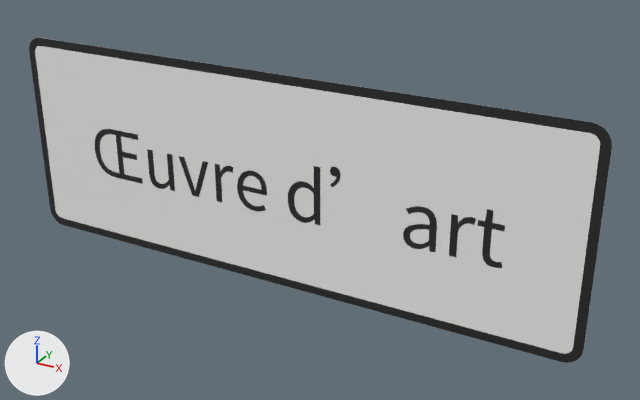
Before and after pictures for a commit that changed the glTF model panneaux/07_E_identification_voirie/E37b.glb.
Both versions are drawn from a 50 mm lens placed at (0.958, -1.536, 0.753), pointed at (0.094, 0.034, -0.032). Every picture has the same lights, and +X, +Y and +Z are marked at lower left. The first picture is the older version. Where no turn or scale is listed for an object, it has been applied to the vertices. Vertices at exactly the same position are counted once.

The scene before the commit, as lines of its bpy script (objects in view):
```python
me_cadre_851 = bpy.data.meshes.new('cadre.851')
me_cadre_851.from_pydata(...)  # 48 vertices, 92 faces; spans x -0.7..0.7, y 0.0, z -0.25..0.25
me_cadre_851.materials.append(mat_noir_pictogramme)  # black #272727
me_fond_851 = bpy.data.meshes.new('fond.851')
me_fond_851.from_pydata(...)  # 48 vertices, 92 faces; spans x -0.68..0.68, y 0.0, z -0.23..0.23
me_fond_851.materials.append(mat_blanc_retro)  # white #f3f3f1
me_t_1426 = bpy.data.meshes.new('t.1426')
me_t_1426.from_pydata(...)  # 1470 vertices, 2916 faces; spans x -0.518..0.525, y 0.0, z -0.077..0.069
me_t_1426.materials.append(mat_noir_pictogramme)  # black #272727
ob_e37b_cadre00 = bpy.data.objects.new('E37b_cadre00', me_cadre_851)
ob_e37b_cadre00.location = (0.0, -0.002, 0.0)
ob_e37b_fond01 = bpy.data.objects.new('E37b_fond01', me_fond_851)
ob_e37b_fond01.location = (0.0, -0.002, 0.0)
ob_e37b_txt02 = bpy.data.objects.new('E37b_txt02', me_t_1426)
ob_e37b_txt02.location = (0.0, -0.002, 0.0)
```
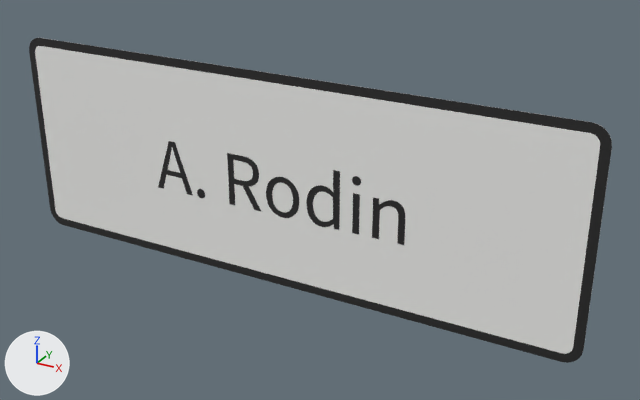
Where the change shows, as pixel boxes (x1, y1, x2, y2) in the pictures (640 x 400 px; the box of a moved part takes in the faces that stretch with it):
```json
{"object": "E37b_txt02", "change": "reshaped", "before": [95, 129, 505, 268], "after": [158, 141, 405, 245], "on screen": "40% narrower, 25% shorter"}
{"part": 1, "of": "me_t_1426", "change": "added", "after": [352, 193, 360, 234]}
{"part": 2, "of": "me_t_1426", "change": "added", "after": [306, 170, 340, 230], "on screen": "black"}
{"part": 3, "of": "me_t_1426", "change": "added", "after": [372, 197, 405, 245], "on screen": "black"}
{"part": 4, "of": "me_t_1426", "change": "added", "after": [352, 176, 361, 186]}
{"part": 5, "of": "me_t_1426", "change": "added", "after": [197, 189, 205, 198]}
{"part": 6, "of": "me_t_1426", "change": "deleted", "before": [95, 129, 505, 268]}
{"part": 7, "of": "me_t_1426", "change": "moved or reshaped", "before": [147, 149, 320, 225], "after": [158, 141, 299, 218]}
```

The change, as JSON lines over the scene's bpy script:
```json
{"block": "me_t_1426", "where": "# used by ob_e37b_txt02; location = (0.0, -0.002, 0.0)"}
{"op": "remove", "block": "me_t_1426", "code": "me_t_1426.from_pydata(...)  # 1470 vertices, 2916 faces; spans x -0.518..0.525, y 0.0, z -0.077..0.069"}
{"op": "add", "block": "me_t_1426", "code": "me_t_1426.from_pydata(...)  # 904 vertices, 1792 faces; spans x -0.328..0.314, y 0.0, z -0.077..0.061"}
{"block": "me_t_1426", "change": "me_t_1426 part 1: a new loose piece, a box spanning x 0.19355..0.20924, y -0.0002..0.0002, z -0.07435..0.01825, in mat_noir_pictogramme (black #272727)"}
{"block": "me_t_1426", "change": "me_t_1426 part 2: the loose piece of 208 vertices spanning x 0.034..0.115, y 0.0, z -0.077..0.061 is copied, and the copy is moved by (0.047, 0.0, 0.0); it spans x 0.081..0.162, y 0.0, z -0.077..0.061"}
{"block": "me_t_1426", "change": "me_t_1426 part 3: a new loose piece of 114 vertices spanning x 0.24..0.314, y 0.0, z -0.074..0.021, in mat_noir_pictogramme (black #272727)"}
{"block": "me_t_1426", "change": "me_t_1426 part 4: a new loose piece of 96 vertices spanning x 0.191..0.212, y 0.0, z 0.037..0.058, in mat_noir_pictogramme (black #272727)"}
{"block": "me_t_1426", "change": "me_t_1426 part 5: a new loose piece of 96 vertices spanning x -0.213..-0.19, y 0.0, z -0.077..-0.053, in mat_noir_pictogramme (black #272727)"}
{"block": "me_t_1426", "change": "me_t_1426 part 6: 6 loose pieces with 862 vertices, spanning x -0.518..0.525, y 0.0, z -0.077..0.069, are deleted"}
{"block": "me_t_1426", "change": "me_t_1426 part 7: 2 vertices moved within x -0.084, y 0.0, z -0.021; 600 vertices removed from x -0.352..0.115, y 0.0, z -0.077..0.061; 374 vertices added at x -0.328..0.063, y 0.0, z -0.077..0.051"}
```
